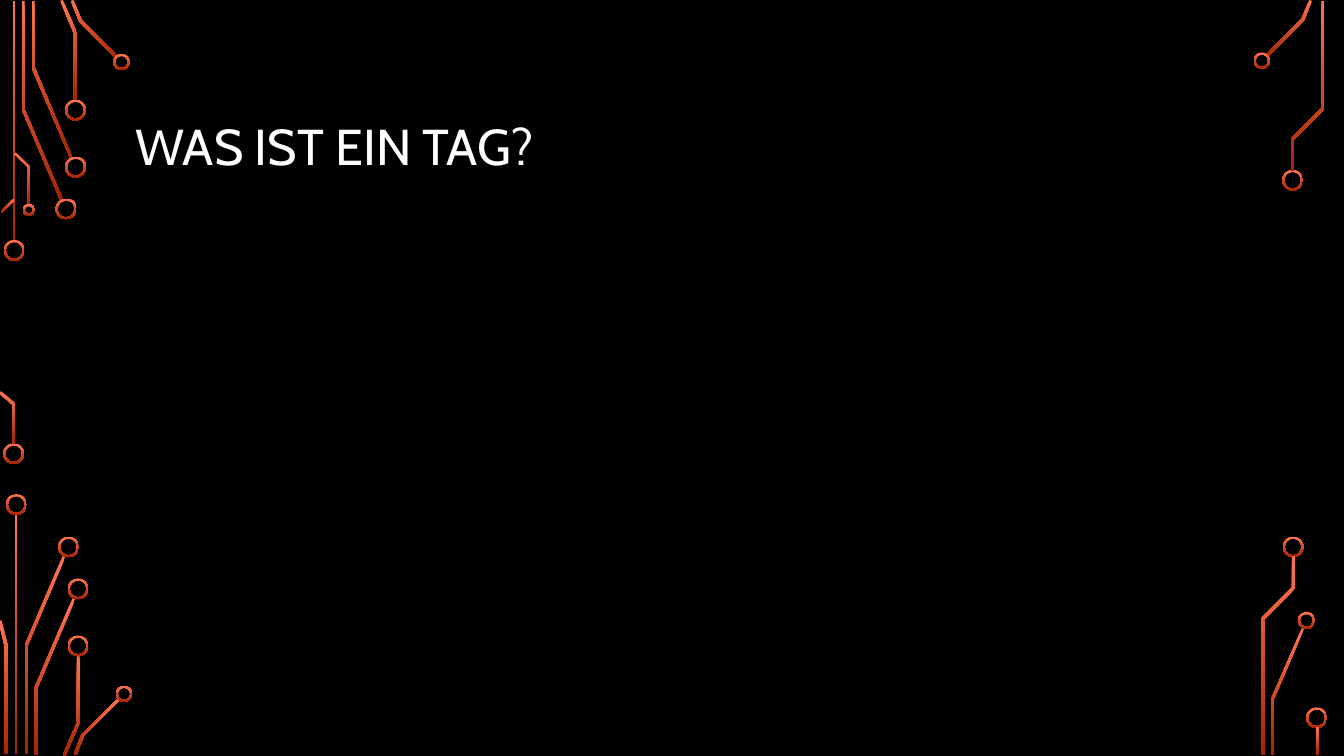
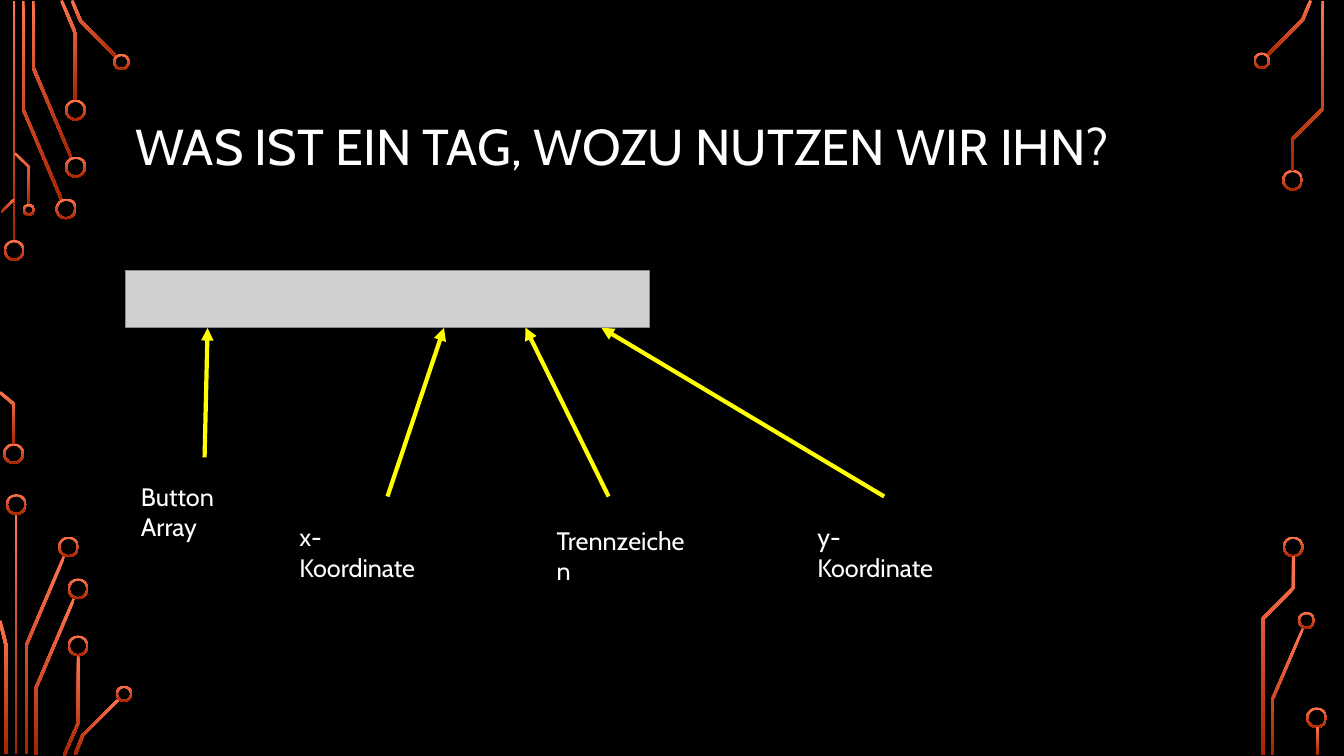
Before and after one commit to Hamschda/Minesweeper-1.0, a slide deck: slide 4 of IT-Kurzprojekt.pptx (slide 11 before the commit). Drawn at 1344x756 pixels with LibreOffice and Linux fonts; fonts in the diff are those of the drawing; grey boxes stand for pictures; background and template pictures are left out. Boxes give left, top, right and bottom in pixels: in the first picture for what was removed or moved away, otherwise in the second. Text is boxed around its words. In the diff, an @@ line names an element or a change of style, - is before the commit and + after.

```diff
--- a/IT-Kurzprojekt.pptx
+++ b/IT-Kurzprojekt.pptx
@@ title at (136,127,1108,171): text changed @@
-WAS IST EIN TAG?
+WAS IST EIN TAG, WOZU NUTZEN WIR IHN?
@@ picture added at (126,270,649,328) @@
@@ arrow added from (205, 458) to (208, 328), #FFFF00 3 pt @@
@@ arrow added from (387, 497) to (445, 328), #FFFF00 3 pt @@
@@ arrow added from (609, 497) to (525, 328), #FFFF00 3 pt @@
@@ arrow added from (884, 497) to (602, 328), #FFFF00 3 pt @@
@@ text added at (141,488,214,542), 18 pt, text #FFFFFF @@
+Button Array
@@ text added at (299,533,415,578), 18 pt, text #FFFFFF @@
+x-Koordinate
@@ text added at (546,520,703,561), 18 pt, text #FFFFFF @@
+Trennzeichen
@@ text added at (817,533,933,578), 18 pt, text #FFFFFF @@
+y-Koordinate
```
Also in this commit, not shown: 3 other slides changed, 13 other files.
